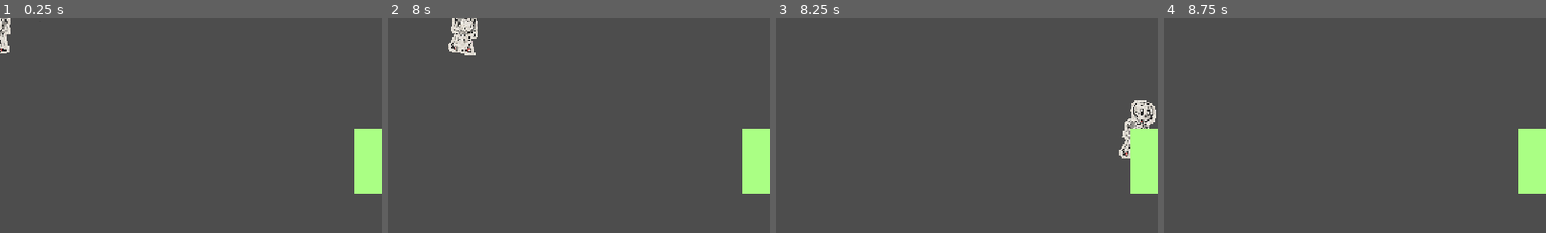
Above: before the commit, frames 1-4 (left to right).
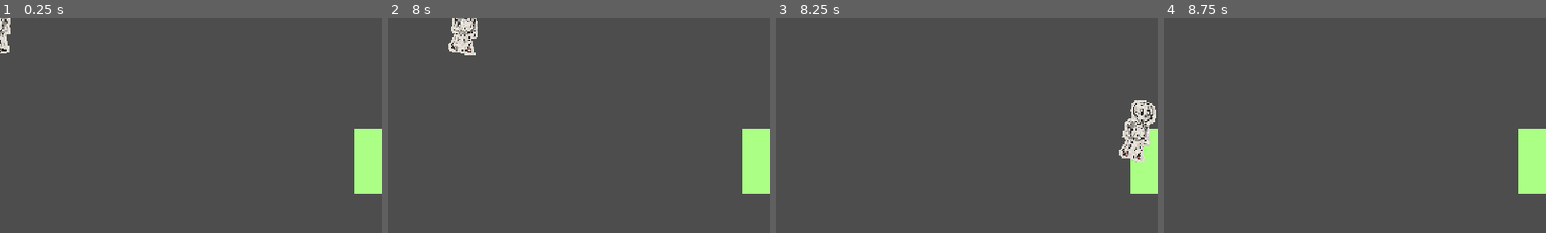
Above: after the commit, the same moments.

Repository: Duckwastakon/brackeysJam
Game: Godot game, scene res://test_place.tscn
The game is run twice, just before and just after one commit, with the same random seed, the same clock (stepped at 60 frames per second) and the same inputs. The project has no main scene, so this scene is started directly.
Inputs (mouse positions are % of the whole screen's width and height, from its top left):
- Up to frame 1 (0.25 s): no input
- Up to frame 2 (8 s): tap Enter at 0.5, 2.75, 4.25 s; move the mouse to (72, 45) at 0.52 s; hold D (right) 0.53-1.28 s; tap Shift (shift) every 0.75 s from 0.6 to 7.35 s; click (72, 45) at 0.67 s; move the mouse to (30, 55) at 1.27 s; hold S (down) 1.28-2.03 s; tap Space at 2, 3.5, 5.75 s; move the mouse to (60, 28) at 2.02 s; hold D (right) 2.03-2.78 s; move the mouse to (45, 70) at 2.77 s; hold W (up) 2.78-3.53 s; click (45, 70) at 2.92 s; move the mouse to (80, 65) at 3.52 s; hold A (left) 3.53-5.03 s; move the mouse to (20, 35) at 4.27 s; move the mouse to (55, 50) at 5.02 s; hold S (down) 5.03-5.78 s; click (55, 50) at 5.17 s; move the mouse to (35, 25) at 5.77 s; hold D (right) 5.78-6.53 s; move the mouse to (72, 45) at 6.52 s; hold W (up) 6.53-7.28 s; move the mouse to (30, 55) at 7.27 s; hold D (right) from 7.28 s (still down); click (30, 55) at 7.42 s
- Up to frame 3 (8.25 s): move the mouse to (60, 28) at 8.02 s; release D (right) at 8.03 s; hold S (down) from 8.03 s (still down); tap Shift (shift) at 8.1 s
- Up to frame 4 (8.75 s): keep holding S (down)
The pictures show only the part of the screen within x 0-50%, y 0-50%; the shares and areas given below are measured in that part.

Frames 1-2 are identical in both runs. In frame 3, 0.7% of the frame differs, in the area x 92-98%, y 51-68%; in frame 4, nothing differs.

Commit message:
inventory generation

Diff:
--- /dev/null
+++ b/inventory.gd
@@ -0,0 +1,23 @@
+extends CanvasLayer
+
+var inventory = []
+@export var inventorySize = 6
+@onready var invSlot = $invSlot
+@onready var slotContainer = $container
+
+func _ready() -> void:
+	for i in inventorySize:
+		inventory.append("")
+
+	drawInventory()
+
+func drawInventory():
+	var allSlotSize = 64*inventorySize
+
+	for i in inventorySize:
+		var newInvSlot = invSlot.duplicate()
+
+		slotContainer.add_child(newInvSlot)
+		newInvSlot.visible = true
+		newInvSlot.position = Vector2(slotContainer.size.x/2 - allSlotSize/2 + 64*i,
+		slotContainer.size.y/2)
--- a/player/attacking_controller.gd
+++ b/player/attacking_controller.gd
@@ -35,4 +35,4 @@
 		swing()
 
 func _on_area_area_entered(area: Area2D) -> void:
-	area.shake.emit()
+	area.damage.emit()
--- /dev/null
+++ b/player/inventory.tscn
@@ -0,0 +1,36 @@
+[gd_scene format=3 uid="uid://cjf0m67tueaka"]
+
+[ext_resource type="Script" uid="uid://cco3ewf4jjf1" path="res://inventory.gd" id="1_sqil7"]
+
+[sub_resource type="LabelSettings" id="LabelSettings_sqil7"]
+font_color = Color(0, 0, 0, 1)
+outline_size = 4
+
+[node name="inventory" type="CanvasLayer" unique_id=313071139]
+script = ExtResource("1_sqil7")
+
+[node name="container" type="Control" parent="." unique_id=1815920908]
+layout_mode = 3
+anchors_preset = 0
+offset_left = 128.0
+offset_top = 512.0
+offset_right = 1024.0
+offset_bottom = 576.0
+
+[node name="invSlot" type="ColorRect" parent="." unique_id=1055310263]
+visible = false
+offset_left = 384.0
+offset_top = 512.0
+offset_right = 448.0
+offset_bottom = 576.0
+
+[node name="Label" type="Label" parent="invSlot" unique_id=1469025909]
+layout_mode = 0
+offset_left = 32.0
+offset_top = 32.0
+offset_right = 64.0
+offset_bottom = 64.0
+text = "1"
+label_settings = SubResource("LabelSettings_sqil7")
+horizontal_alignment = 1
+vertical_alignment = 1
--- a/player/player.tscn
+++ b/player/player.tscn
@@ -8,6 +8,7 @@
 size = Vector2(48, 48)
 
 [node name="player" type="CharacterBody2D" unique_id=1107822596]
+z_index = 999
 script = ExtResource("1_oul6g")
 
 [node name="CollisionShape2D" type="CollisionShape2D" parent="." unique_id=615382220]
--- a/resources/resource.gd
+++ b/resources/resource.gd
@@ -2,12 +2,12 @@
 
 var resourceId = 0
 var hp = 5
-signal shake
+signal damage
 
 const resourse = preload("res://resources/dropped_item.tscn")
 
 func _ready() -> void:
-	connect("shake", shakeObject)
+	connect("damage", shakeObject)
 
 func dropResource():
 	var newResource: CharacterBody2D = resourse.instantiate()
Not shown, added: inventory.gd.uid
Not shown, added: player/inventory.tscn13635633909.tmp
Not shown, added: player/inventory.tscn13699005641.tmp
